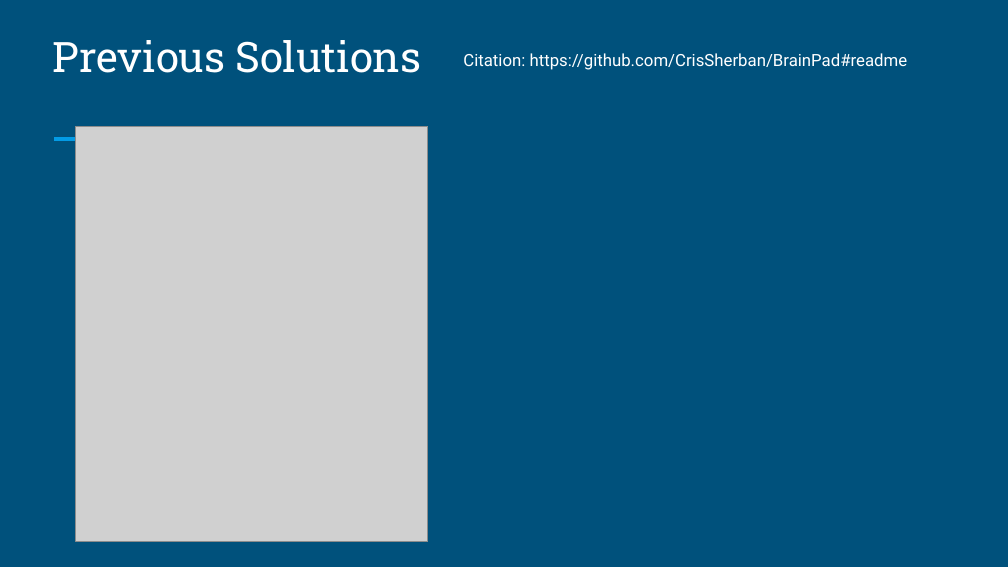
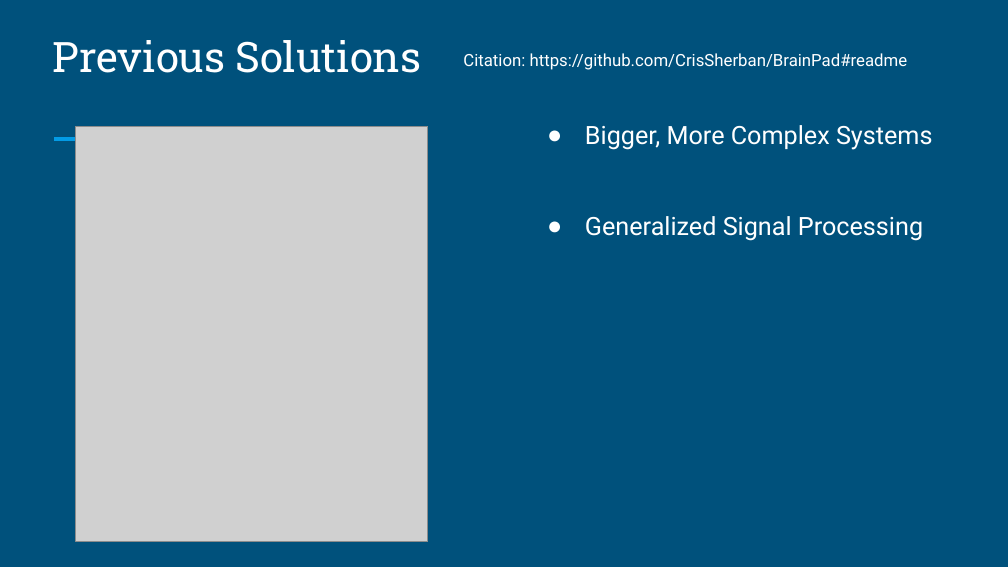
Before and after one commit to knotekbr/cs475_capstone, a slide deck: slide 7 of Midterm Presentation/MindGames Midterm Demonstration PPT.pptx (slide 10 before the commit). Drawn at 1008x567 pixels with LibreOffice and Linux fonts; fonts in the diff are those of the drawing; grey boxes stand for pictures. Boxes give left, top, right and bottom in pixels: in the first picture for what was removed or moved away, otherwise in the second. Text is boxed around its words. In the diff, an @@ line names an element or a change of style, - is before the commit and + after.

```diff
--- a/Midterm Presentation/MindGames Midterm Demonstration PPT.pptx
+++ b/Midterm Presentation/MindGames Midterm Demonstration PPT.pptx
@@ text added at box(585, 125, 932, 241), 18 pt, text #FFFFFF @@
+● Bigger, More Complex Systems
+● Generalized Signal Processing
```
Also in this commit, not shown: 6 other slides changed, 3 slides added, 3 slides removed.
